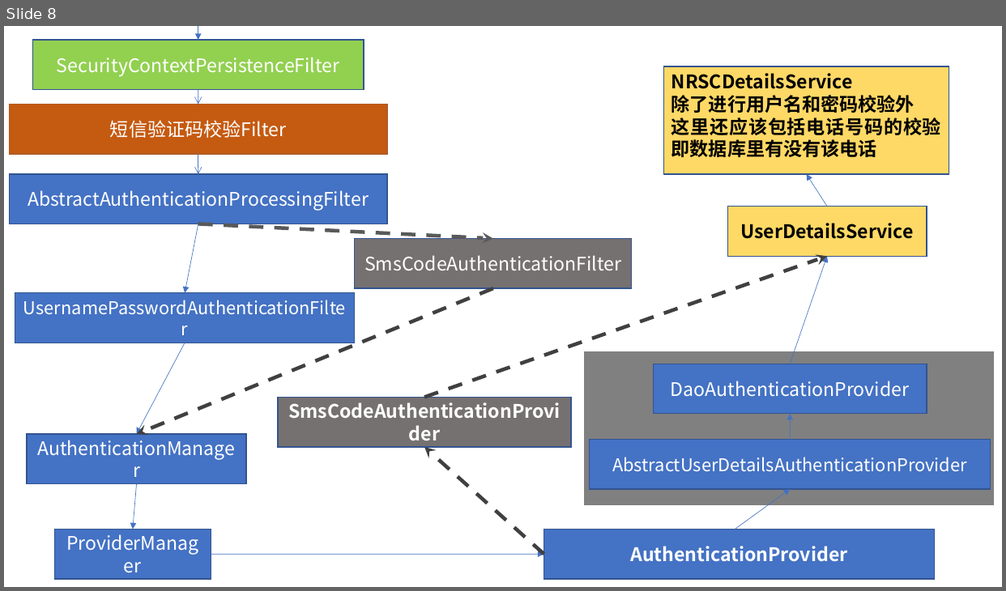
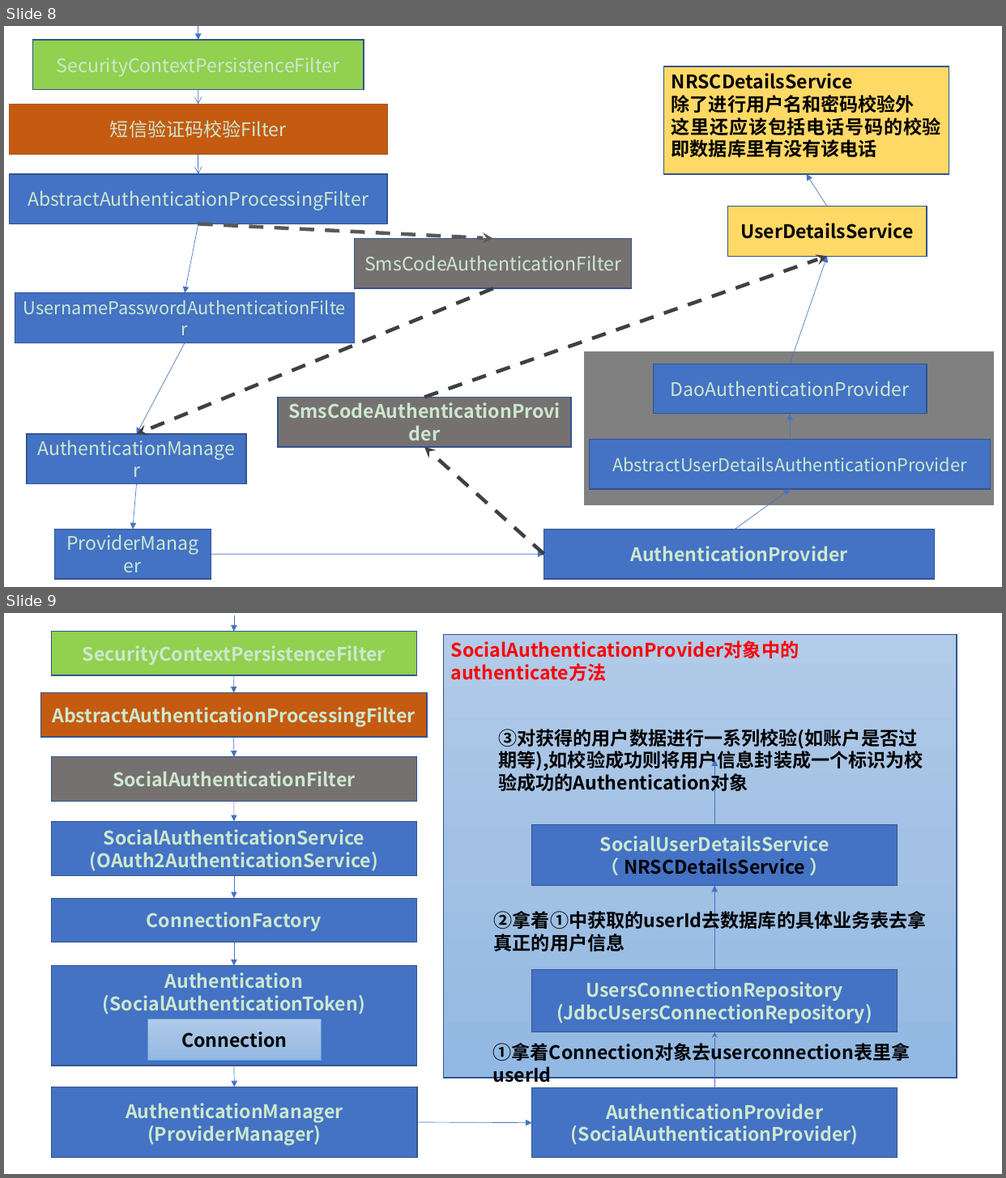
Before and after one commit to nieandsun/security, a slide deck: src/main/resources/docs/表单登陆认证、spring-security原理图.pptx. Shown one above the other, each under a label of ours: slide 8 before the commit, slides 8 and 9 after it. The pictures are 1006x591 and 1006x1178 pixels, drawn with LibreOffice and Linux fonts; fonts in the diff are those of the drawing. Boxes give left, top, right and bottom in pixels: in the first picture for what was removed or moved away, otherwise in the second. Text is boxed around its words. In the diff, an @@ line names an element or a change of style, - is before the commit and + after.

```diff
--- a/src/main/resources/docs/表单登陆认证、spring-security原理图.pptx
+++ b/src/main/resources/docs/表单登陆认证、spring-security原理图.pptx
@@ slide 9 added at (4,613,1002,1174), background #CCE8CF @@
@@ rectangle added at (51,631,416,675), fill #92D050, outline #325491 1 pt, 18 pt, text #CCE8CF, bold @@
+SecurityContextPersistenceFilter
@@ arrow added from (234, 615) to (234, 631), #4472C4 0.5 pt @@
@@ rectangle added at (444,635,957,1078), fill gradient #B1CBE9 to #A3C1E5 to #93B9E4, outline #325491 1 pt, 18 pt, text #FF0000, bold @@
+SocialAuthenticationProvider对象中的
+authenticate方法
@@ arrow added from (234, 676) to (234, 693), #4472C4 0.5 pt @@
@@ rectangle added at (40,693,427,737), fill #C55A11, outline #325491 1 pt, 18 pt, text #CCE8CF, bold @@
+AbstractAuthenticationProcessingFilter
@@ text added at (498,729,923,794), 18 pt, text #000000, bold @@
+③对获得的用户数据进行一系列校验(如账户是否过期等),如校验成功则将用户信息封装成一个标识为校验成功的Authentication对象
@@ rectangle added at (51,756,416,801), fill #767171, outline #325491 1 pt, 18 pt, text #CCE8CF, bold @@
+SocialAuthenticationFilter
@@ arrow added from (234, 737) to (234, 756), #4472C4 0.5 pt @@
@@ arrow added from (714, 825) to (714, 760), #4472C4 0.5 pt @@
@@ arrow added from (234, 801) to (234, 821), #4472C4 0.5 pt @@
@@ rectangle added at (51,821,416,875), fill #4472C4, outline #325491 1 pt, 18 pt, text #CCE8CF, bold @@
+SocialAuthenticationService
+(OAuth2AuthenticationService)
@@ rectangle added at (532,825,897,885), fill #4472C4, outline #325491 1 pt, 18 pt, text #CCE8CF, bold @@
+SocialUserDetailsService
+（ NRSCDetailsService ）
@@ arrow added from (234, 875) to (234, 898), #4472C4 0.5 pt @@
@@ rectangle added at (51,898,416,943), fill #4472C4, outline #325491 1 pt, 18 pt, text #CCE8CF, bold @@
+ConnectionFactory
@@ arrow added from (714, 969) to (714, 885), #4472C4 0.5 pt @@
@@ text added at (487,905,946,959), 18 pt, text #000000, bold @@
+②拿着①中获取的userId去数据库的具体业务表去拿真正的用户信息
@@ arrow added from (234, 943) to (234, 966), #4472C4 0.5 pt @@
@@ rectangle added at (51,966,416,1067), fill #4472C4, outline #325491 1 pt, 18 pt, text #CCE8CF, bold @@
+Authentication
+(SocialAuthenticationToken)
@@ rectangle added at (532,969,897,1033), fill #4472C4, outline #325491 1 pt, 18 pt, text #CCE8CF, bold @@
+UsersConnectionRepository
+(JdbcUsersConnectionRepository)
@@ rectangle added at (147,1020,322,1061), fill gradient #B1CBE9 to #A3C1E5 to #93B9E4, outline #5B9BD5 0.5 pt, 18 pt, text #000000, bold @@
+Connection
@@ text added at (485,1037,957,1067), 18 pt, text #000000, bold @@
+①拿着Connection对象去userconnection表里拿userId
@@ arrow added from (714, 1088) to (714, 1033), #4472C4 0.5 pt @@
@@ arrow added from (234, 1066) to (235, 1088), #4472C4 0.5 pt @@
@@ rectangle added at (52,1088,417,1158), fill #4472C4, outline #325491 1 pt, 18 pt, text #CCE8CF, bold @@
+AuthenticationManager
+(ProviderManager)
@@ rectangle added at (532,1088,897,1158), fill #4472C4, outline #325491 1 pt, 18 pt, text #CCE8CF, bold @@
+AuthenticationProvider
+(SocialAuthenticationProvider)
@@ arrow added from (417, 1122) to (532, 1122), #4472C4 0.5 pt @@
@@ slide 8 changed as well @@
@@ background #FFFFFF to #CCE8CF @@
@@ text colour #FFFFFF to #CCE8CF in 11 elements at (32,40,364,90), (9,174,387,224), (15,293,355,344), (27,434,246,484), (54,530,211,580), (543,530,935,580), (355,238,632,288), (278,397,572,447), (590,440,990,490), (653,365,927,415), (9,104,387,154) @@
```
Also in this commit, not shown: 7 other slides changed, 4 other files.
